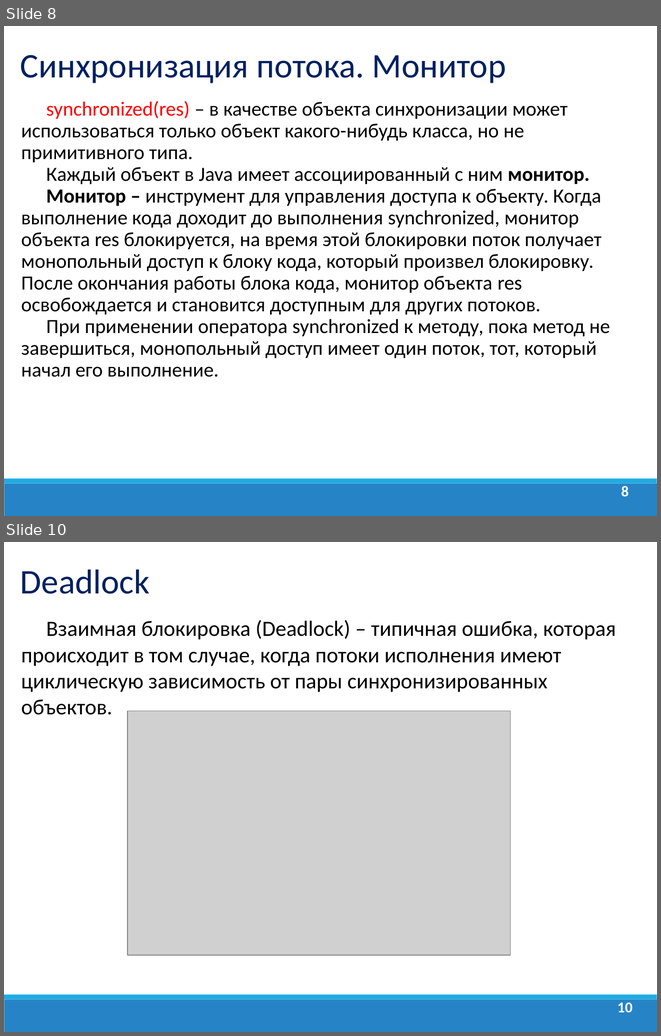
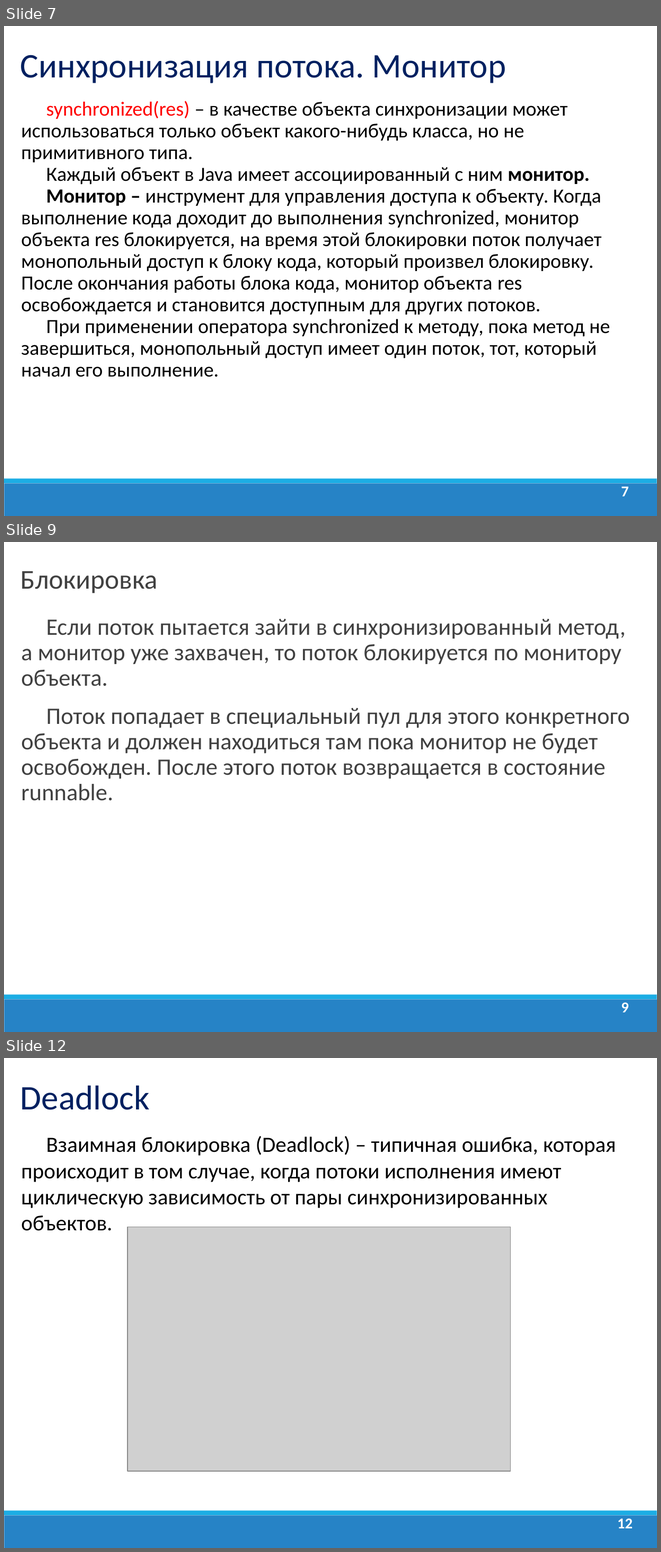
Before and after one commit to dmitry-academy/academy_old, a slide deck: academy/resources/presentations/Многопоточность/Java_Lection_19. Взаимодействие потоков. Producer-consumer.ppt. Shown one above the other, each under a label of ours: slides 8 and 10 before the commit, slides 7, 9 and 12 after it; the slides between them are not shown. The pictures are 661x1036 and 661x1552 pixels, drawn with LibreOffice and Linux fonts; fonts in the diff are those of the drawing; grey boxes stand for pictures; background and template pictures are left out. Boxes give left, top, right and bottom in pixels: in the first picture for what was removed or moved away, otherwise in the second. Text is boxed around its words. In the diff, an @@ line names an element or a change of style, - is before the commit and + after.

```diff
--- a/academy/resources/presentations/Многопоточность/Java_Lection_19. Взаимодействие потоков. Producer-consumer.ppt
+++ b/academy/resources/presentations/Многопоточность/Java_Lection_19. Взаимодействие потоков. Producer-consumer.ppt
@@ slide 9 added at <box>4,542,657,1032</box>, background #FFFFFF; not listed: 2 template elements that a slide beside it also shows @@
@@ text added at <box>20,571,157,593</box>, 30 pt, text #404040 @@
+Блокировка
@@ text added at <box>21,619,630,801</box>, 26 pt, text #404040 @@
+Если поток пытается зайти в синхронизированный метод, а монитор уже захвачен, то поток блокируется по монитору объекта.
+Поток попадает в специальный пул для этого конкретного объекта и должен находиться там пока монитор не будет освобожден. После этого поток возвращается в состояние runnable.
@@ page number added at <box>621,1002,628,1012</box>, 16.6 pt, text #FFFFFF, bold @@
+9
@@ what was slide 8 is now slide 7 @@
@@ page number at <box>621,486,628,496</box>: text changed @@
-8
+7
@@ what was slide 10 is now slide 12 @@
@@ page number at <box>617,1518,633,1528</box>: text changed @@
-10
+12
```
Also in this commit, not shown: 3 slides changed, 6 other slides added, 4 slides removed, 9 other files.
